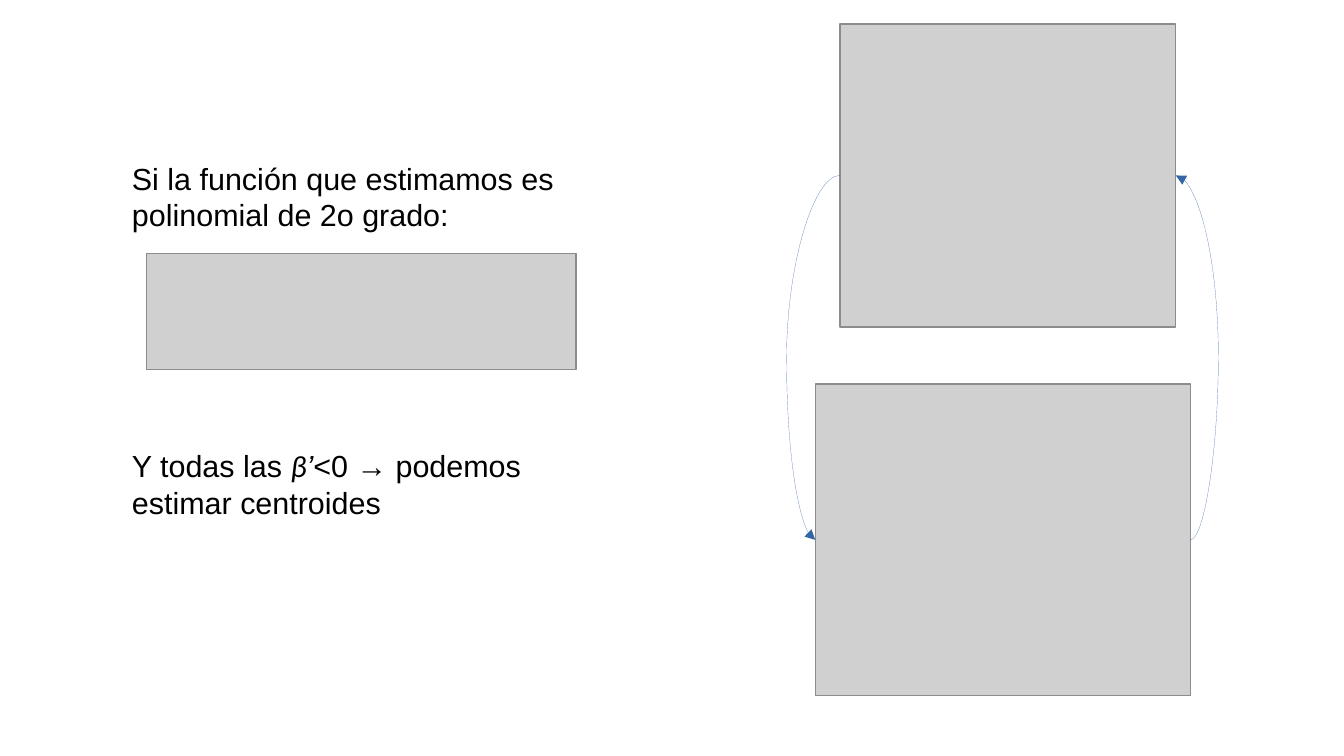
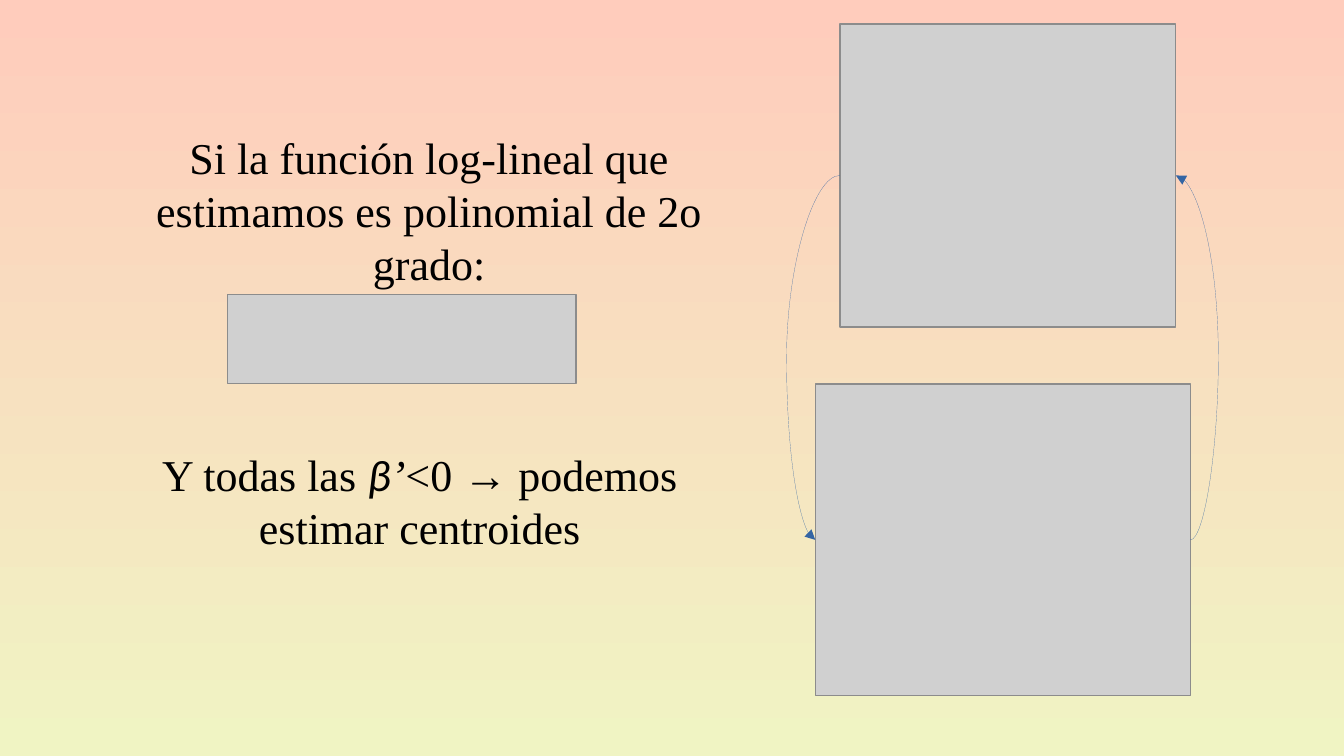
Before and after one commit to gerardommc/Ecologia-Teorica-II, a slide deck: slide 30 of Nicho/Caso-correlativo.odp (slide 25 before the commit). Drawn at 1344x756 pixels with LibreOffice and Linux fonts; fonts in the diff are those of the drawing; grey boxes stand for pictures. Boxes give left, top, right and bottom in pixels: in the first picture for what was removed or moved away, otherwise in the second. Text is boxed around its words. In the diff, an @@ line names an element or a change of style, - is before the commit and + after.

```diff
--- a/Nicho/Caso-correlativo.odp
+++ b/Nicho/Caso-correlativo.odp
@@ background #FFFFFF to gradient #FFCCBC to #F0F4C3 @@
@@ text at bbox=[156, 143, 701, 289]: text changed; size 18 to 26 pt; font Arial to Times New Roman @@
-Si la función que estimamos es polinomial de 2o grado:
+Si la función log-lineal que estimamos es polinomial de 2o grado:
@@ picture: place and size @@
-picture at bbox=[146, 254, 576, 370]
+picture at bbox=[228, 295, 577, 384]
@@ text "Y todas las β’<0 → ..." at bbox=[162, 460, 677, 545]: size 18 to 26 pt, font Arial to Times New Roman; alignment left to centre @@
```
Also in this commit, not shown: 26 other slides changed, 5 slides added, 2 other files.
